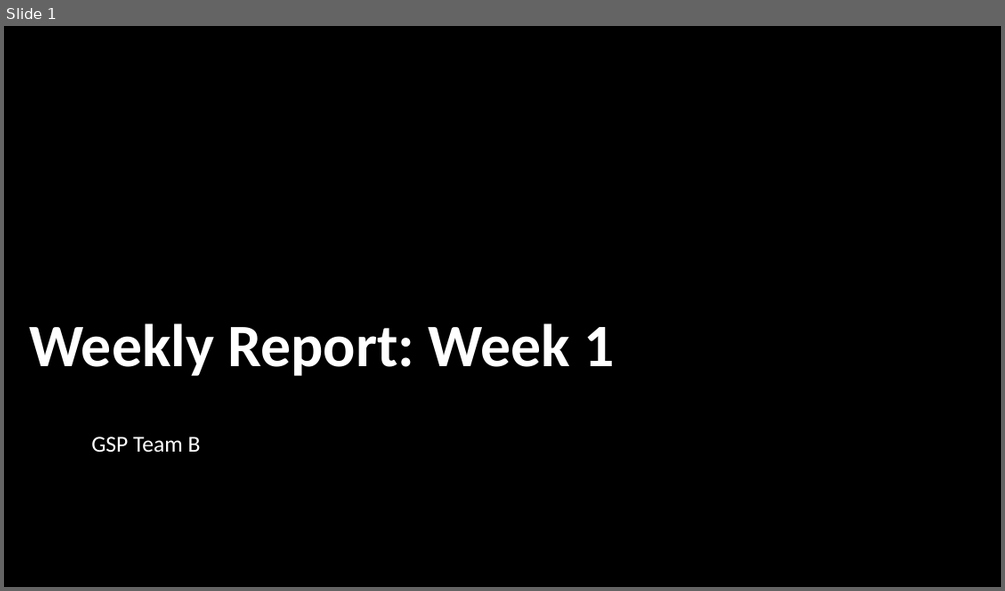
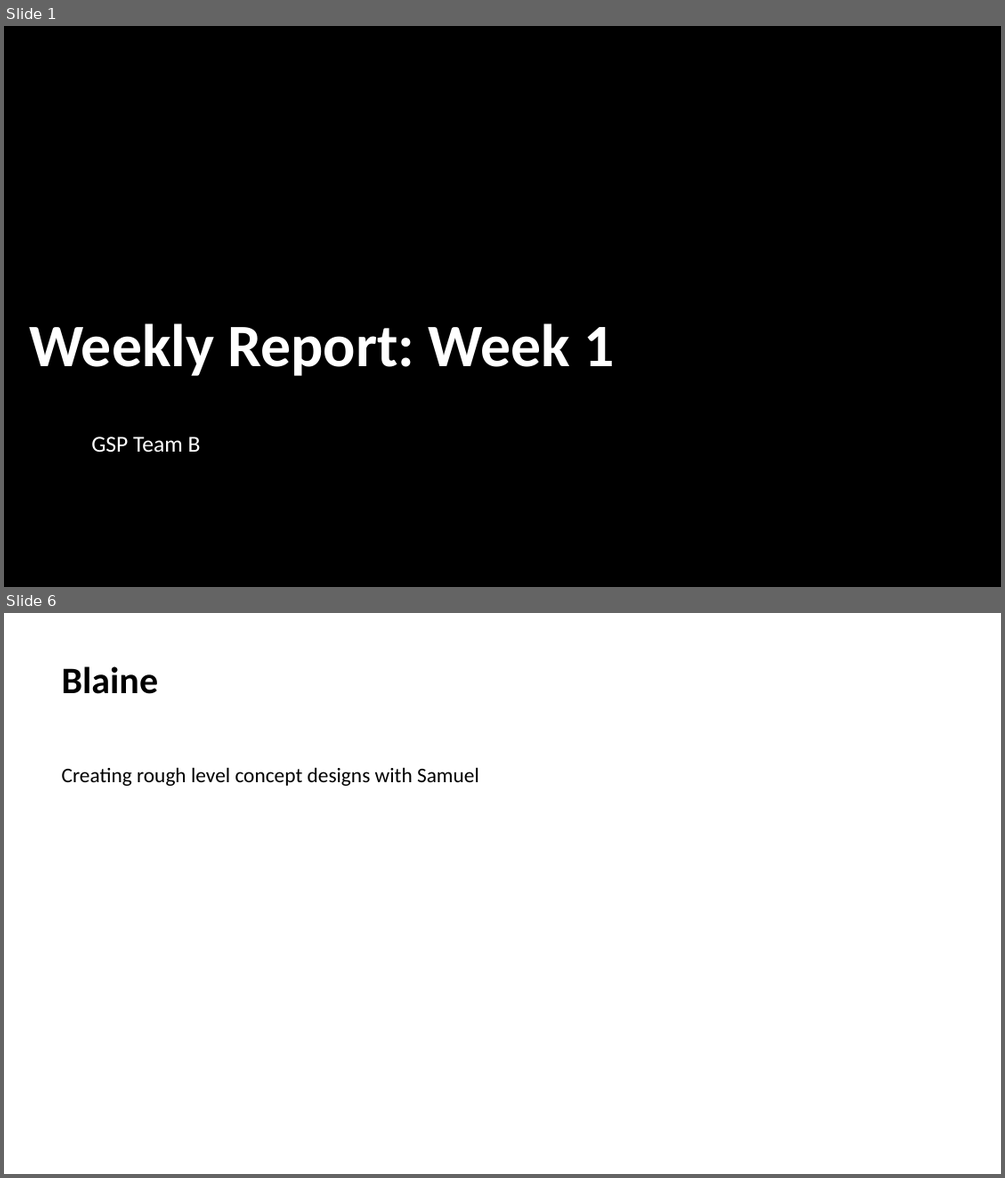
Before and after one commit to Toby-Withers/GSP-Team-B, a slide deck: Weekly Report 1.pptx. Shown one above the other, each under a label of ours: slide 1 before the commit, slides 1 and 6 after it; the slides between them are not shown. The pictures are 1005x591 and 1005x1178 pixels, drawn with LibreOffice and Linux fonts; fonts in the diff are those of the drawing; background and template pictures are left out. Boxes give left, top, right and bottom in pixels: in the first picture for what was removed or moved away, otherwise in the second. Text is boxed around its words. In the diff, an @@ line names an element or a change of style, - is before the commit and + after.

```diff
--- a/Weekly Report 1.pptx
+++ b/Weekly Report 1.pptx
@@ slide 6 added at (x1=4, y1=613, x2=1001, y2=1174), background #FFFFFF @@
@@ title added at (x1=62, y1=666, x2=158, y2=694), 36 pt, text #000000, bold @@
+Blaine
@@ text added at (x1=62, y1=767, x2=479, y2=786), 20 pt, text #000000 @@
+Creating rough level concept designs with Samuel
```
Also in this commit, not shown: 2 slides changed, 10 other slides added, 5 slides removed, 3 other files.
